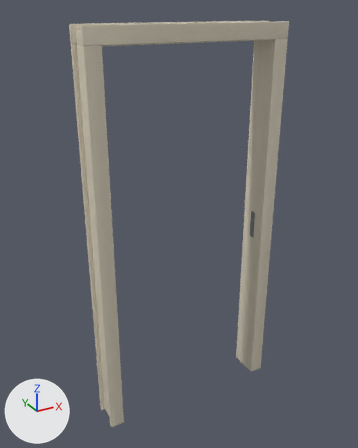
The glTF model assets/models/doors/swing/kitchen_service_frame.gltf as it was, and as the next commit left it.
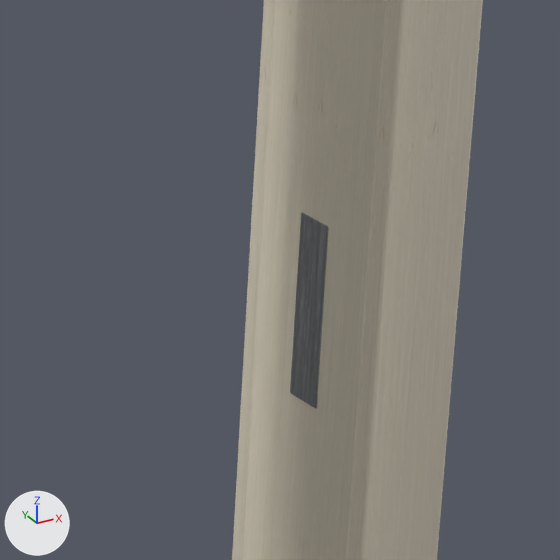
Old and new are each drawn whole from a 50 mm lens placed at (-1.23, -2.15, 2.22), pointed at (-0.02, 0.04, 1.12) and again close up on the part from 59% to 80% of the width and 41% to 58% of the height. The lights are fixed; the arrows at lower left show +X, +Y and +Z. The last two pictures show the newer version. Where no turn or scale is listed for an object, it has been applied to the vertices.

In view in the first close-up: 'DoorFrame_kitchen_service_Door_ivory', 'DoorFrame_kitchen_service_Door_steel'.
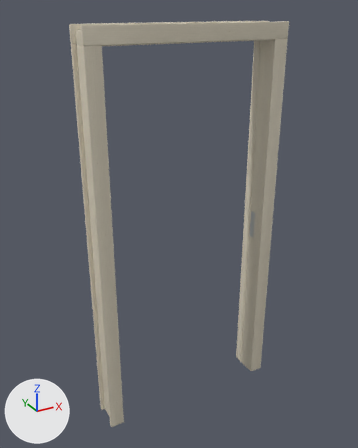
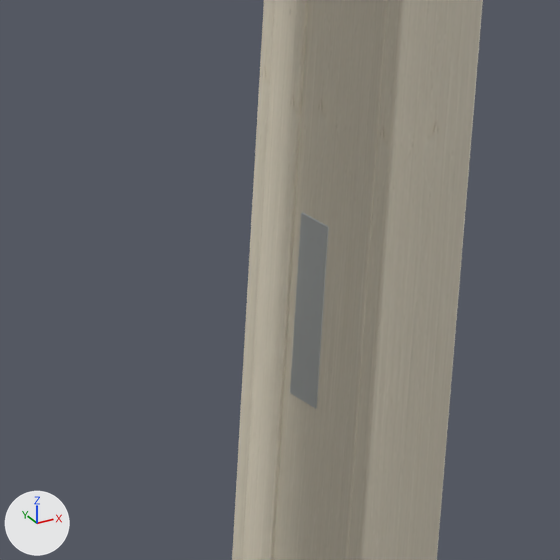
Pixel boxes [x1, y1, x2, y2] of what changed, in the close-ups (560 x 560 px):
```json
{"object": "DoorFrame_kitchen_service_Door_steel", "change": "surface changed", "before": [290, 212, 329, 409], "after": [290, 212, 329, 409], "on screen": "lighter"}
```

Edits to the scene script, one JSON object a line:
```json
{"op": "add", "block": "img_nickel_used_basecolor_png", "code": ["img_nickel_used_basecolor_png = load_image('nickel_used_basecolor.png', 'textures/nickel_used_basecolor.png', 512, 512, 'sRGB')"]}
{"op": "add", "block": "img_nickel_used_normal_opengl_png", "code": ["img_nickel_used_normal_opengl_png = load_image('nickel_used_normal_opengl.png', 'textures/nickel_used_normal_opengl.png', 512, 512, 'Non-Color')"]}
{"op": "add", "block": "img_nickel_used_orm_png", "code": ["img_nickel_used_orm_png = load_image('nickel_used_orm.png', 'textures/nickel_used_orm.png', 512, 512, 'Non-Color')"]}
{"block": "mat_door_steel", "change": "nodes: BsdfPrincipled, Mix, NormalMap, OutputMaterial, SeparateColor, TexImage x3"}
{"block": "mat_door_steel", "change": "colours: white #dde2e5"}
{"block": "mat_door_steel", "change": "uses the picture img_steel_basecolor_png"}
{"block": "mat_door_steel", "change": "uses the picture img_steel_normal_opengl"}
{"block": "mat_door_steel", "change": "uses the picture img_steel_orm"}
{"block": "mat_door_steel", "change": "nodes: BsdfPrincipled, NormalMap, OutputMaterial, SeparateColor, TexImage x3"}
{"block": "mat_door_steel", "change": "uses the picture img_nickel_used_basecolor_png"}
{"block": "mat_door_steel", "change": "uses the picture img_nickel_used_normal_opengl_png"}
{"block": "mat_door_steel", "change": "uses the picture img_nickel_used_orm_png"}
```
